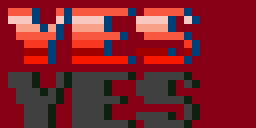
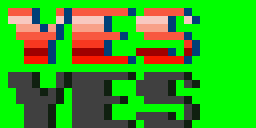
Layer changes from the first w=256, h=128 image to the second:
painted on "Capa 1" over [0, 0, 256, 128]
